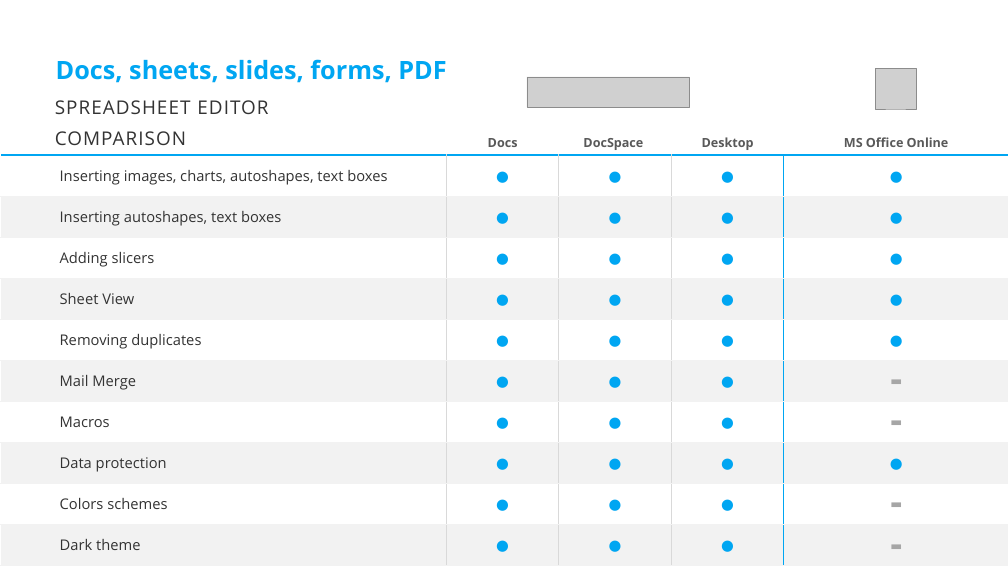
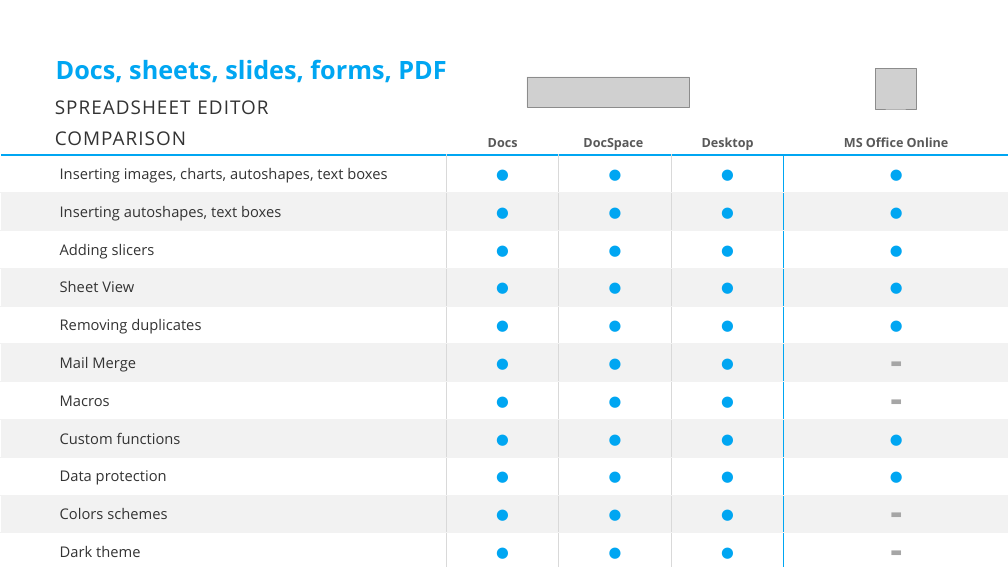
Before and after one commit to ONLYOFFICE/static.onlyoffice.com, a slide deck: slide 7 of assets/docs/samples/oo-ms-online.ppsx. Drawn at 1008x567 pixels with LibreOffice and Linux fonts; fonts in the diff are those of the drawing; grey boxes stand for pictures; background and template pictures are left out. Boxes give left, top, right and bottom in pixels: in the first picture for what was removed or moved away, otherwise in the second. Text is boxed around its words. In the diff, an @@ line names an element or a change of style, - is before the commit and + after.

```diff
--- a/assets/docs/samples/oo-ms-online.ppsx
+++ b/assets/docs/samples/oo-ms-online.ppsx
@@ table at (0,76,1008,561) @@
+row 9: Custom functions | ● | ● | ● | ● | 
```
Also in this commit, not shown: 6 other slides changed, 3 other files.
